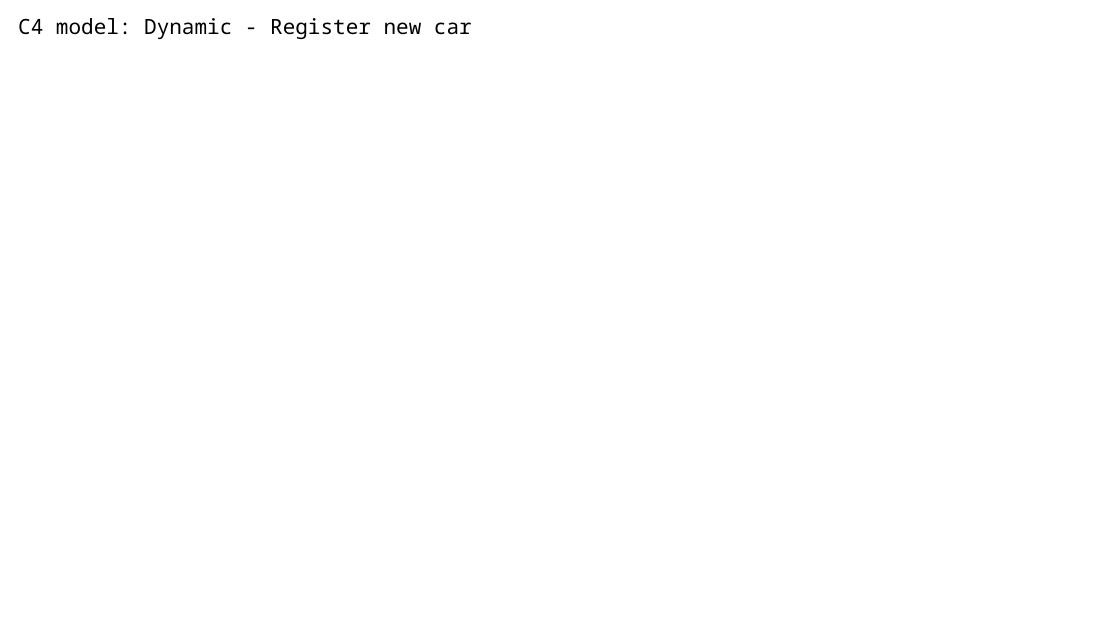
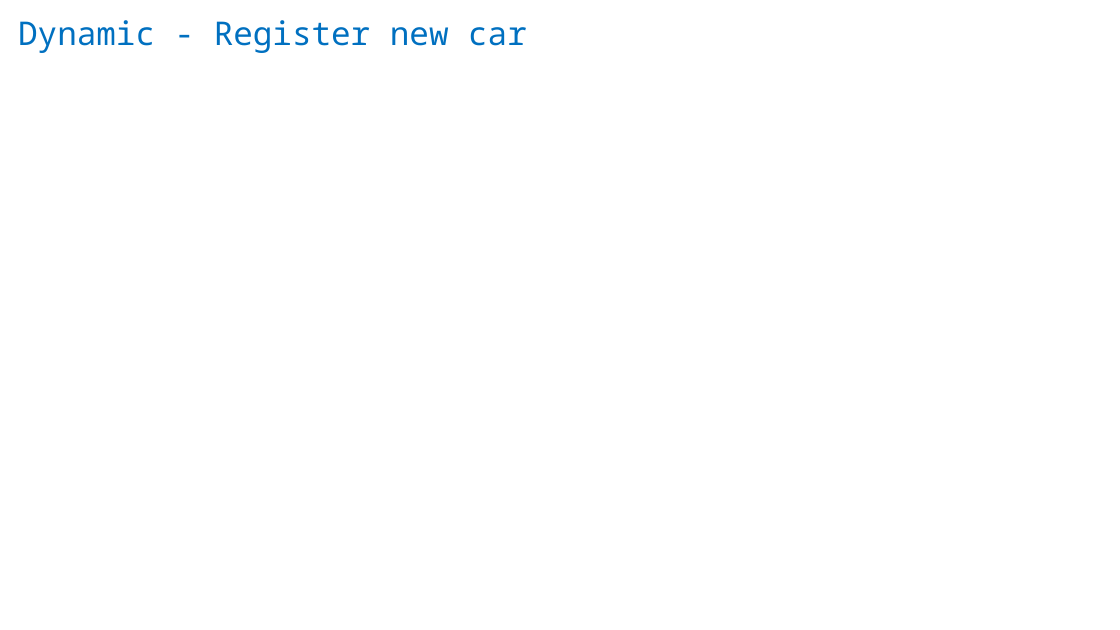
Before and after one commit to alexeykko/rct-project-nswi130, a slide deck: slide 18 of RacingCarTrackerPresentation.pptx. Drawn at 1120x630 pixels with LibreOffice and Linux fonts; fonts in the diff are those of the drawing; background and template pictures are left out. Boxes give left, top, right and bottom in pixels: in the first picture for what was removed or moved away, otherwise in the second. Text is boxed around its words. In the diff, an @@ line names an element or a change of style, - is before the commit and + after.

```diff
--- a/RacingCarTrackerPresentation.pptx
+++ b/RacingCarTrackerPresentation.pptx
@@ text at [18, 20, 527, 53]: text changed; size 18 to 28 pt; text colour #000000 to #0070C0 @@
-C4 model: Dynamic - Register new car
+Dynamic - Register new car
```
Also in this commit, not shown: 22 other slides changed.
